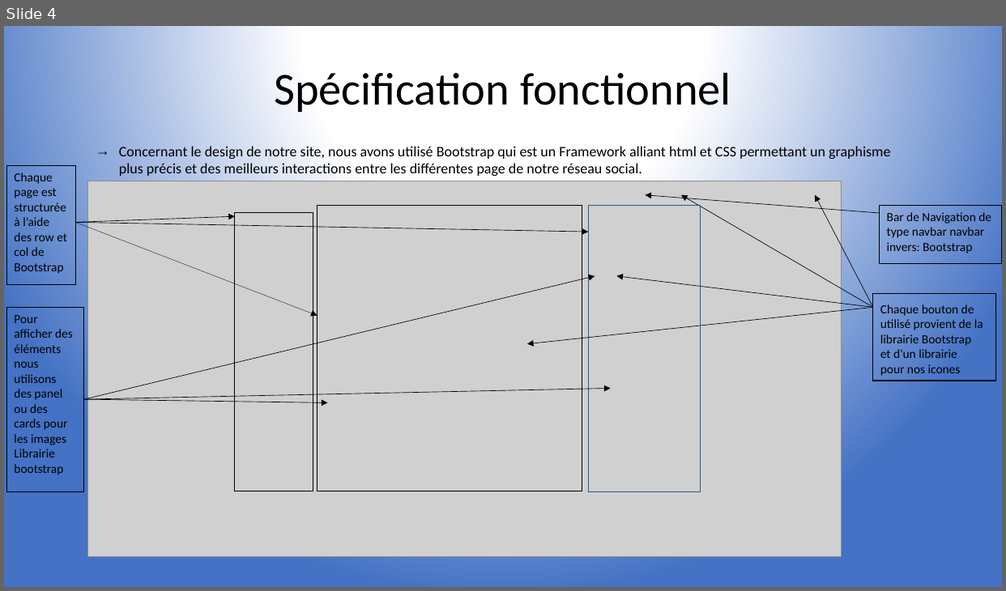
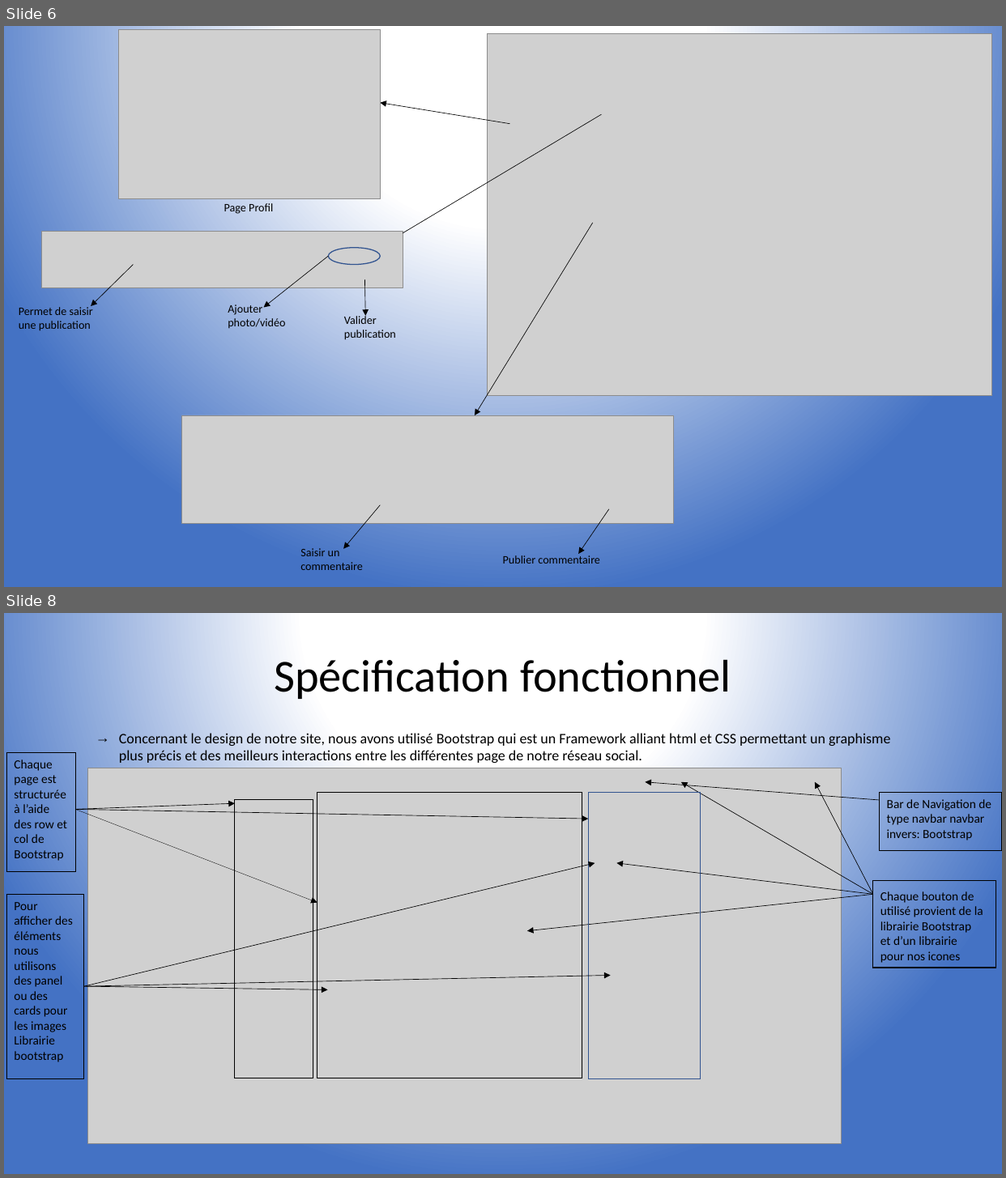
Before and after one commit to Maxtoq/ECELink, a slide deck: Présentation_finale.pptx. Shown one above the other, each under a label of ours: slide 4 before the commit, slides 6 and 8 after it; the slides between them are not shown. The pictures are 1006x591 and 1006x1178 pixels, drawn with LibreOffice and Linux fonts; fonts in the diff are those of the drawing; grey boxes stand for pictures. Boxes give left, top, right and bottom in pixels: in the first picture for what was removed or moved away, otherwise in the second. Text is boxed around its words. In the diff, an @@ line names an element or a change of style, - is before the commit and + after.

```diff
--- a/Présentation_finale.pptx
+++ b/Présentation_finale.pptx
@@ slide 6 added at (4, 26, 1002, 587), background gradient #FFFFFF to #4472C4 @@
@@ picture added at (118, 30, 381, 199) @@
@@ picture added at (488, 34, 992, 396) @@
@@ arrow added from (510, 124) to (380, 103), #000000 0.5 pt @@
@@ line added from (602, 114) to (403, 233), #000000 0.5 pt @@
@@ text added at (224, 203, 273, 214), 11 pt, text #000000 @@
+Page Profil
@@ picture added at (41, 231, 403, 288) @@
@@ arrow added from (593, 223) to (475, 416), #000000 0.5 pt @@
@@ arrow added from (134, 265) to (91, 306), #000000 0.5 pt @@
@@ arrow added from (328, 256) to (264, 308), #000000 0.5 pt @@
@@ ellipse added at (328, 248, 380, 265), outline #325491 1 pt @@
@@ arrow added from (364, 280) to (365, 316), #000000 0.5 pt @@
@@ text added at (19, 305, 93, 331), 11 pt, text #000000 @@
+Permet de saisir une publication
@@ text added at (228, 305, 285, 329), 11 pt, text #000000 @@
+Ajouter photo/vidéo
@@ text added at (344, 314, 396, 340), 11 pt, text #000000 @@
+Valider publication
@@ picture added at (182, 416, 674, 525) @@
@@ arrow added from (381, 506) to (344, 549), #000000 0.5 pt @@
@@ arrow added from (609, 510) to (578, 555), #000000 0.5 pt @@
@@ text added at (300, 548, 363, 570), 11 pt, text #000000 @@
+Saisir un commentaire
@@ text added at (503, 556, 600, 564), 11 pt, text #000000 @@
+Publier commentaire
@@ what was slide 4 is now slide 8 @@
```
Also in this commit, not shown: 1 slide changed, 10 other slides added, 3 slides removed.
